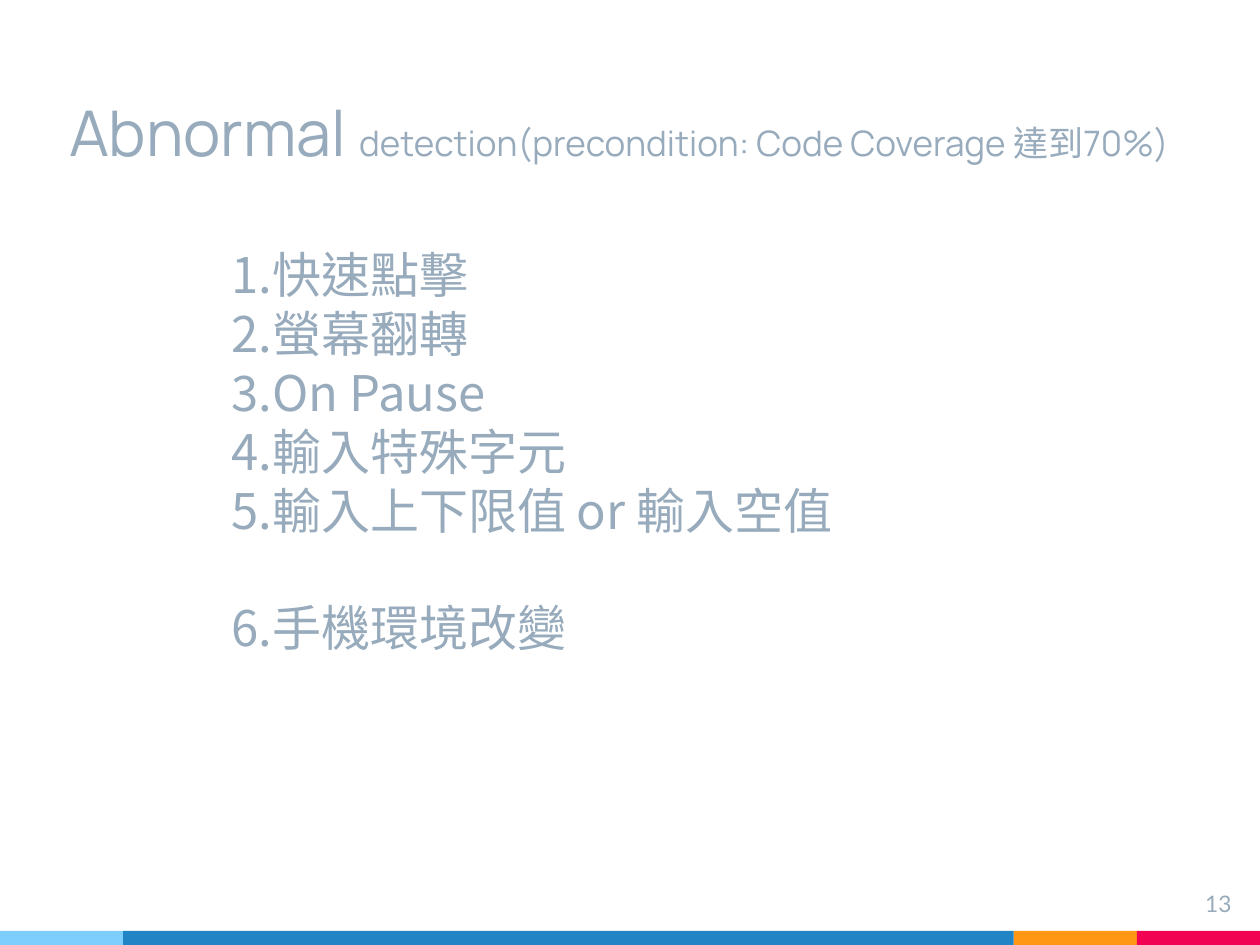
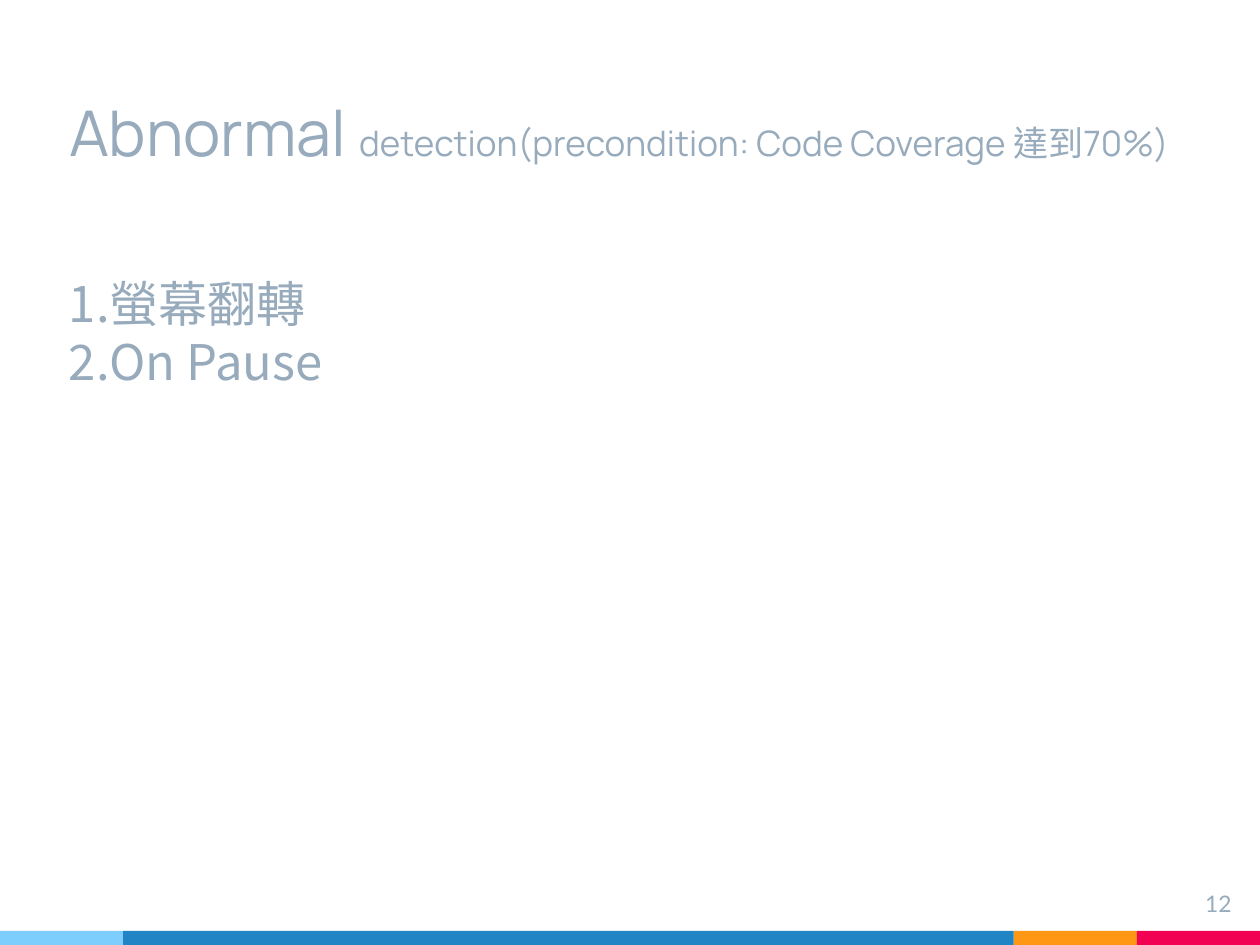
Before and after one commit to likesm0887/STV-Project, a slide deck: slide 12 of Document/軟體測試期末簡報.pptx (slide 13 before the commit). Drawn at 1260x945 pixels with LibreOffice and Linux fonts; fonts in the diff are those of the drawing. Boxes give left, top, right and bottom in pixels: in the first picture for what was removed or moved away, otherwise in the second. Text is boxed around its words. In the diff, an @@ line names an element or a change of style, - is before the commit and + after.

```diff
--- a/Document/軟體測試期末簡報.pptx
+++ b/Document/軟體測試期末簡報.pptx
@@ text at (x1=69, y1=281, x2=323, y2=381): text changed @@
-1.快速點擊
-2.螢幕翻轉
-3.On Pause
-4.輸入特殊字元
-5.輸入上下限值 or 輸入空值
-6.手機環境改變
+1.螢幕翻轉
+2.On Pause
@@ page number at (x1=1205, y1=895, x2=1231, y2=912): text changed @@
-13
+12
```
Also in this commit, not shown: 3 other slides changed, 6 slides added, 14 slides removed, 2 other files.
